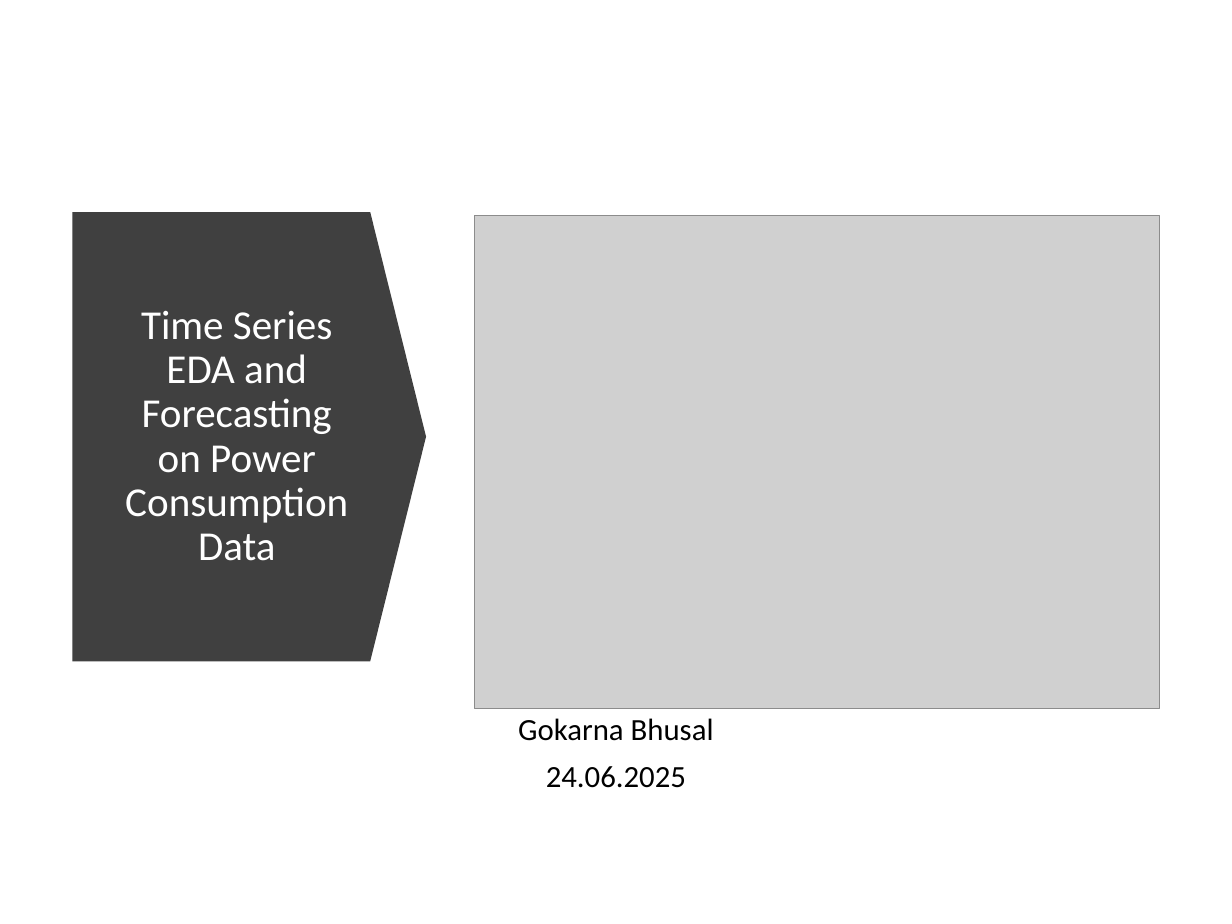
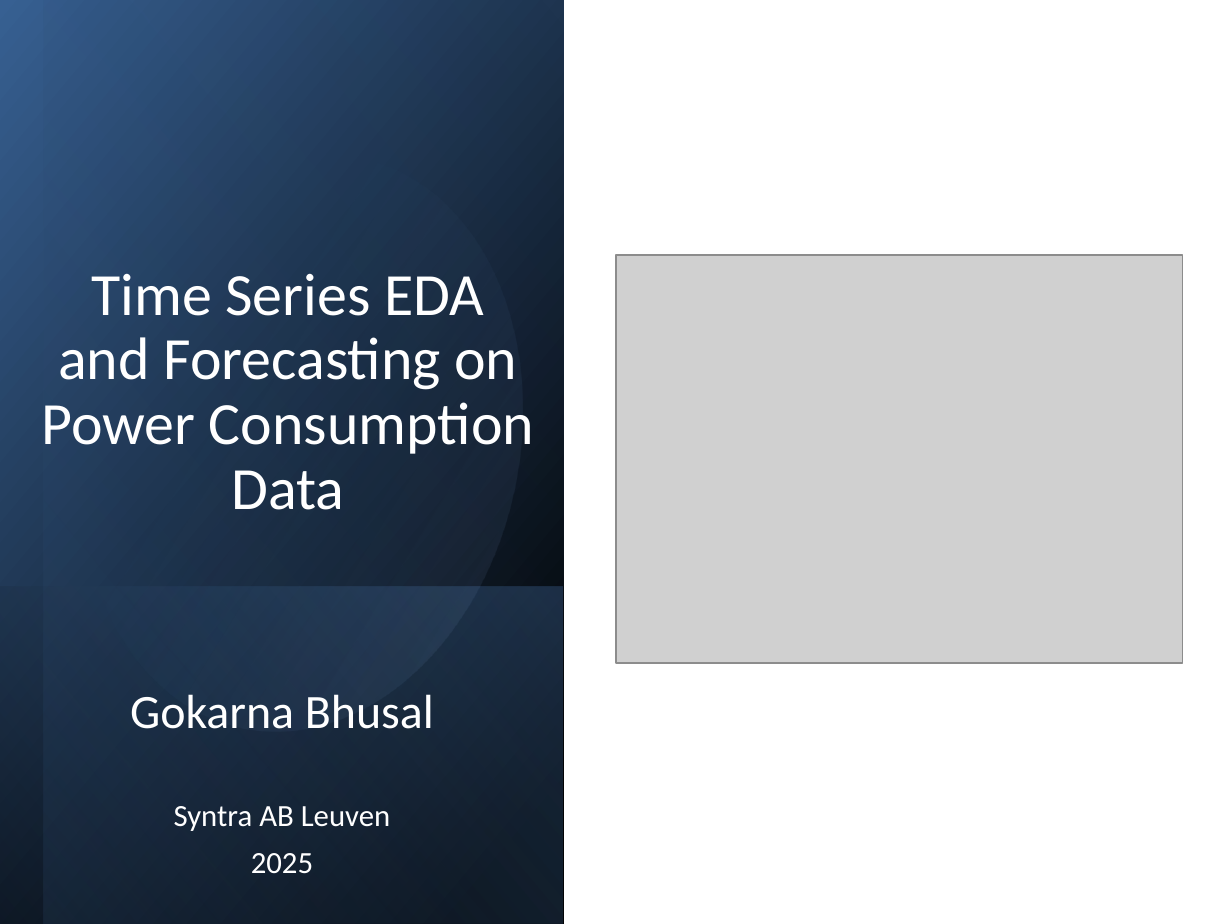
Before and after one commit to bhusalgokarna/Ds_FinalProject, a slide deck: slide 1 of models/Time_Series_EDA_Forecasting_Model_.pptx. Drawn at 1232x924 pixels with LibreOffice and Linux fonts; fonts in the diff are those of the drawing; grey boxes stand for pictures. Boxes give left, top, right and bottom in pixels: in the first picture for what was removed or moved away, otherwise in the second. Text is boxed around its words. In the diff, an @@ line names an element or a change of style, - is before the commit and + after.

```diff
--- a/models/Time_Series_EDA_Forecasting_Model_.pptx
+++ b/models/Time_Series_EDA_Forecasting_Model_.pptx
@@ rectangle added at (0,0,564,924), fill gradient #000000 to #376092 @@
@@ rectangle added at (43,1,564,924), fill gradient #000000 to #4F81BD @@
@@ ellipse added at (29,114,573,771), fill gradient #4F81BD to #95B3D7 @@
@@ title "Time Series EDA and Forecasting ...": place and size @@
-title "Time Series EDA and Forecasting ..." at (125,311,348,561)
+title "Time Series EDA and Forecasting ..." at (41,273,534,510)
@@ title "Time Series EDA and Forecasting ..." at (41,273,534,510): size 24 to 35 pt; vertical alignment middle to bottom @@
@@ down arrow removed at (73,212,426,662) @@
@@ picture: place and size @@
-picture at (474,216,1159,708)
+picture at (616,255,1183,663)
@@ rectangle added at (0,587,562,924), fill gradient #4F81BD to #000000 @@
@@ text "Gokarna Bhusal": place and size @@
-text "Gokarna Bhusal" at (518,718,714,788)
+text "Gokarna Bhusal" at (130,694,434,874)
@@ text at (130,694,434,729): size 18 to 28 pt, text colour #000000 to #FFFFFF in "Gokarna Bhusal" @@
@@ text at (174,806,391,874): text changed; text colour #000000 to #FFFFFF @@
-24.06.2025
+Syntra AB Leuven
+2025
```
Also in this commit, not shown: 22 other slides changed, 2 slides added, 2 slides removed, 1 other file.
